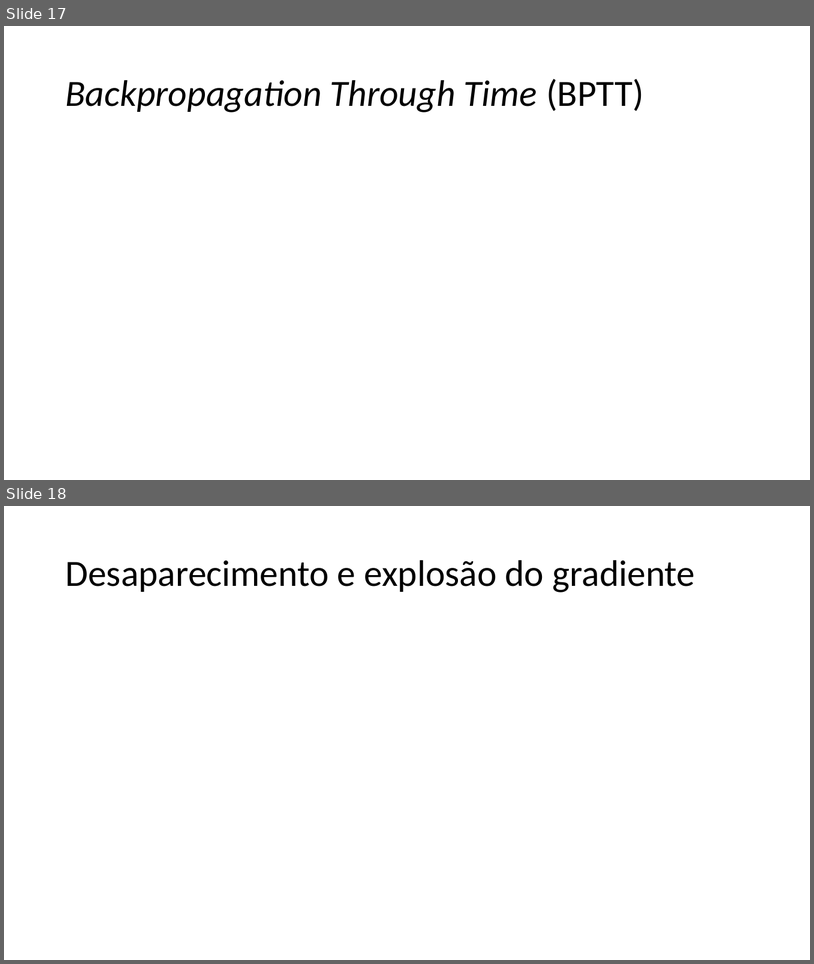
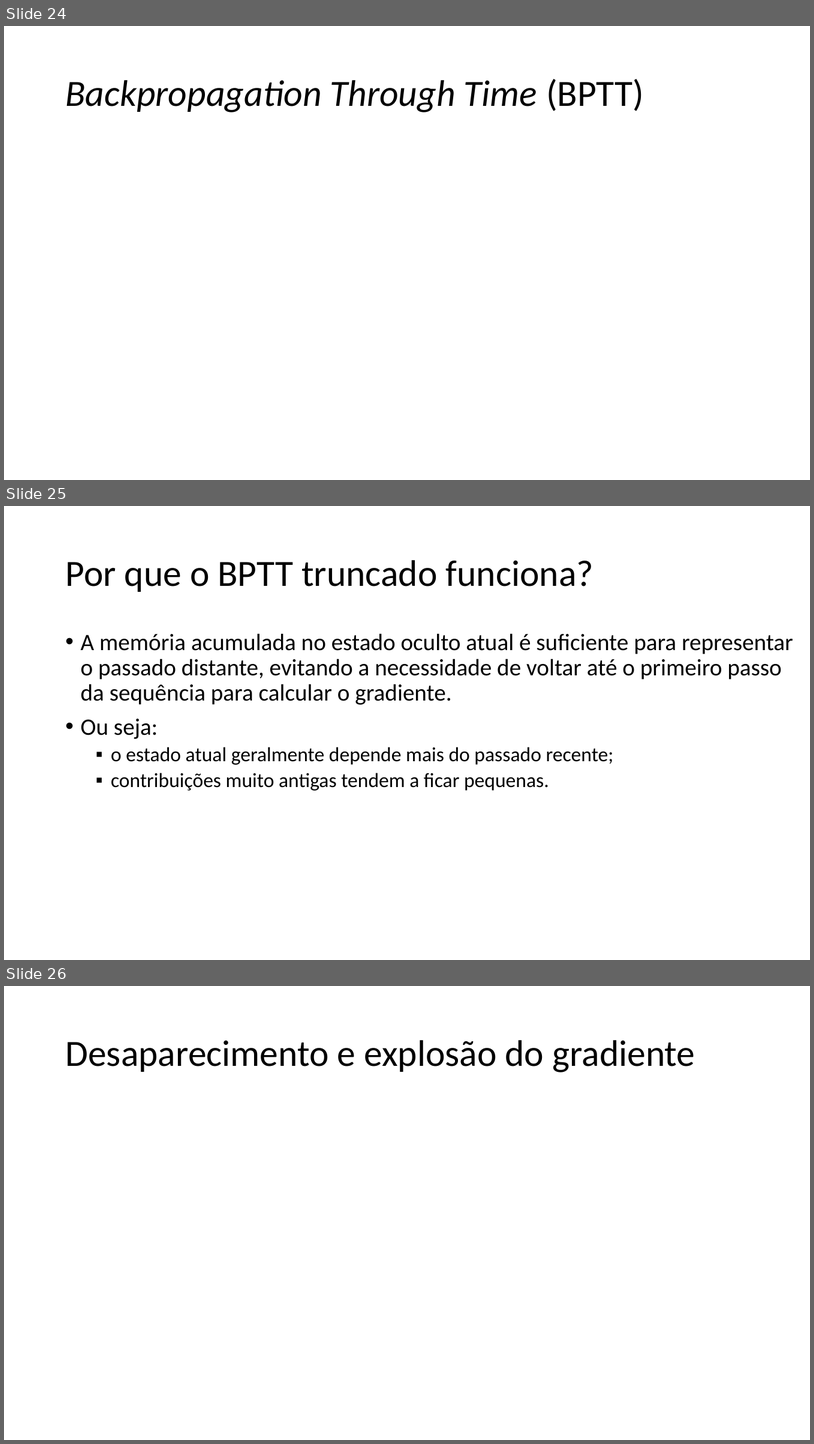
Before and after one commit to zz4fap/c24_inteligencia_artificial, a slide deck: slides/C24_RNN.pptx. Shown one above the other, each under a label of ours: slides 17 and 18 before the commit, slides 24, 25 and 26 after it. The pictures are 814x964 and 814x1444 pixels, drawn with LibreOffice and Linux fonts; fonts in the diff are those of the drawing; grey boxes stand for pictures. Boxes give left, top, right and bottom in pixels: in the first picture for what was removed or moved away, otherwise in the second. Text is boxed around its words. In the diff, an @@ line names an element or a change of style, - is before the commit and + after.

```diff
--- a/slides/C24_RNN.pptx
+++ b/slides/C24_RNN.pptx
@@ slide 25 added at bbox=[4, 506, 810, 960], background #FFFFFF @@
@@ title added at bbox=[65, 560, 594, 592], 44 pt, text #000000 @@
+Por que o BPTT truncado funciona?
@@ text added at bbox=[81, 633, 794, 790], 28 pt, text #000000 @@
+• A memória acumulada no estado oculto atual é suficiente para representar o passado distante, evitando a necessidade de voltar até o primeiro passo da sequência para calcular o gradiente.
+• Ou seja:
+  ▪ o estado atual geralmente depende mais do passado recente;
+  ▪ contribuições muito antigas tendem a ficar pequenas.
@@ what was slide 17 is now slide 24 @@
@@ what was slide 18 is now slide 26 @@
```
Also in this commit, not shown: 14 slides changed, 9 other slides added, 1 slide removed.
